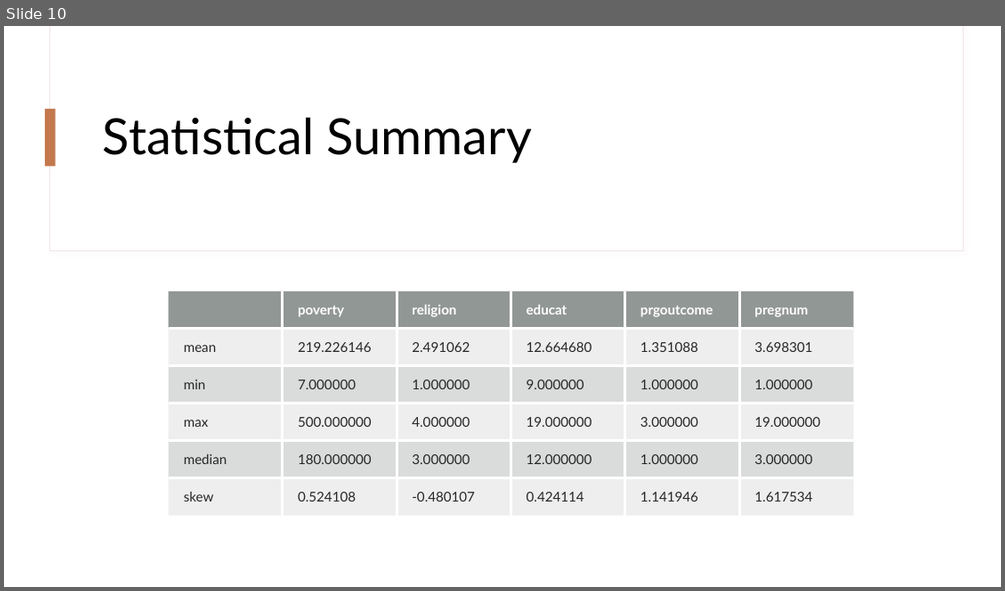
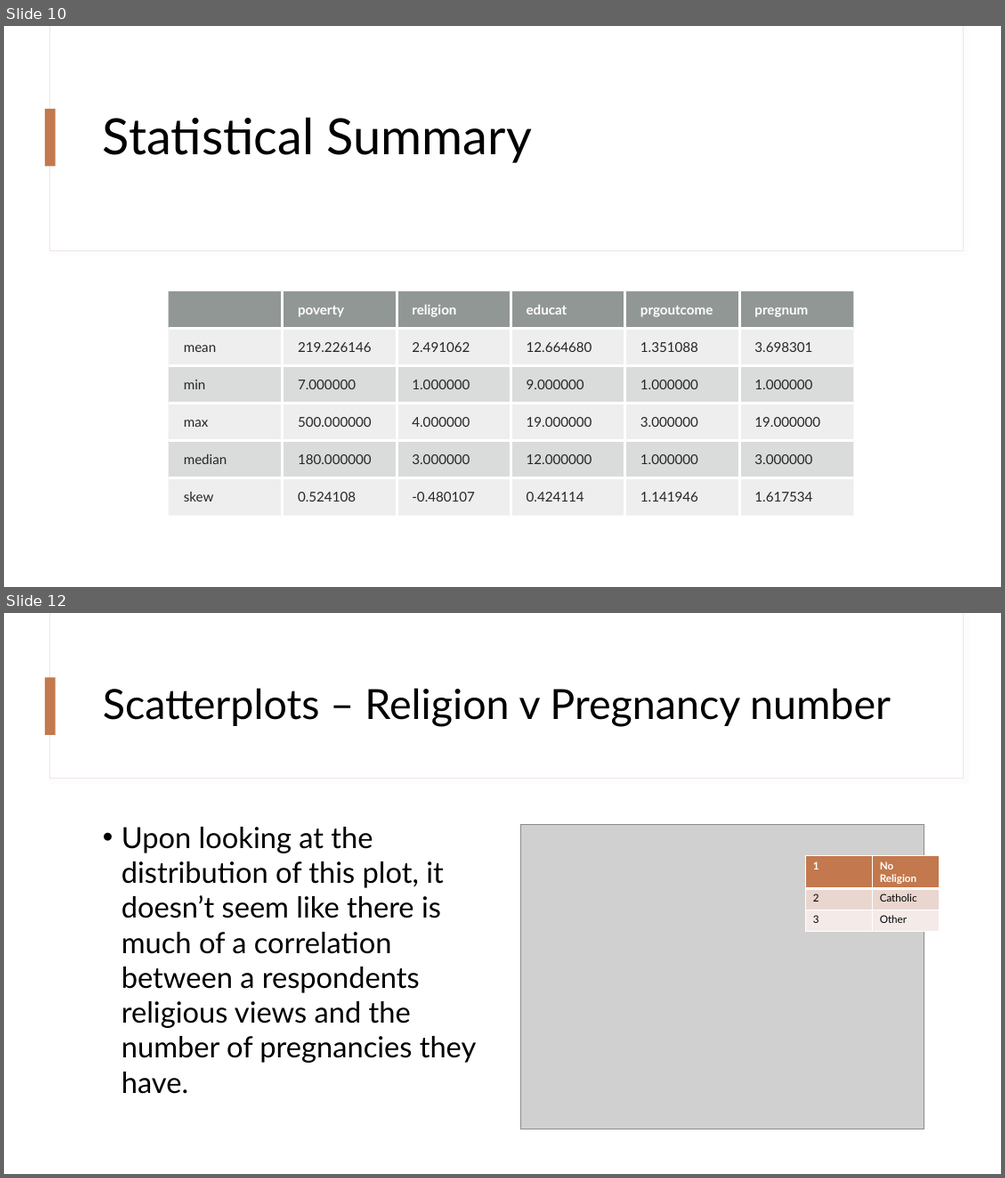
Before and after one commit to myerscody16/DSC530FinalProject, a slide deck: DSC530 Final Project.pptx. Shown one above the other, each under a label of ours: slide 10 before the commit, slides 10 and 12 after it; the slides between them are not shown. The pictures are 1005x591 and 1005x1178 pixels, drawn with LibreOffice and Linux fonts; fonts in the diff are those of the drawing; grey boxes stand for pictures. Boxes give left, top, right and bottom in pixels: in the first picture for what was removed or moved away, otherwise in the second. Text is boxed around its words. In the diff, an @@ line names an element or a change of style, - is before the commit and + after.

```diff
--- a/DSC530 Final Project.pptx
+++ b/DSC530 Final Project.pptx
@@ slide 12 added at (4, 613, 1001, 1174), background #FFFFFF; not listed: 2 template elements that a slide beside it also shows @@
@@ rectangle added at (45, 677, 56, 735), fill #C3784D @@
@@ title added at (103, 688, 890, 727), 40 pt, text #000000 @@
+Scatterplots – Religion v Pregnancy number
@@ picture added at (521, 824, 924, 1129) @@
@@ text added at (121, 827, 477, 1094), 28 pt, text #000000 @@
+• Upon looking at the distribution of this plot, it doesn’t seem like there is much of a correlation between a respondents religious views and the number of pregnancies they have.
@@ table added at (806, 856, 938, 931), 3 rows, 2 columns @@
+1 | No Religion
+2 | Catholic
+3 | Other
```
Also in this commit, not shown: 1 slide changed, 2 other slides added.
